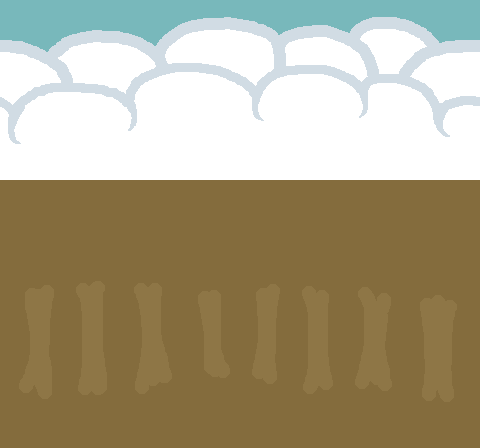
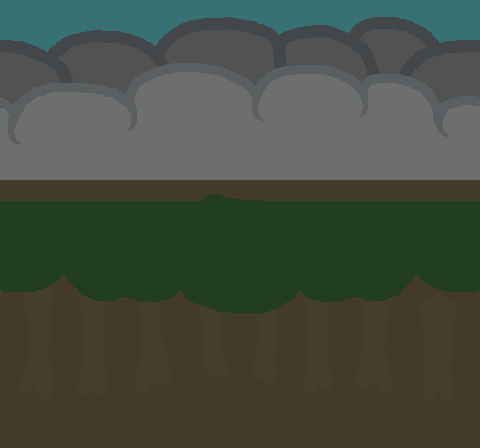
Comparing the layer stacks of the two (480, 448) images. Changes:
added layer "Fog" (13%) above "Leaves" over [left=0, top=180, right=480, bottom=448]
added layer "Leaves" above "Overlay" over [left=0, top=194, right=480, bottom=314]
added layer "Overlay" (60%) above "Tree Overlay" over [left=0, top=180, right=480, bottom=448]
removed group "Sky" (1st of 2) (1 layers) over [left=0, top=0, right=480, bottom=448]
moved "Sky" out of group "Sky", painted on it over [left=0, top=0, right=480, bottom=448]
